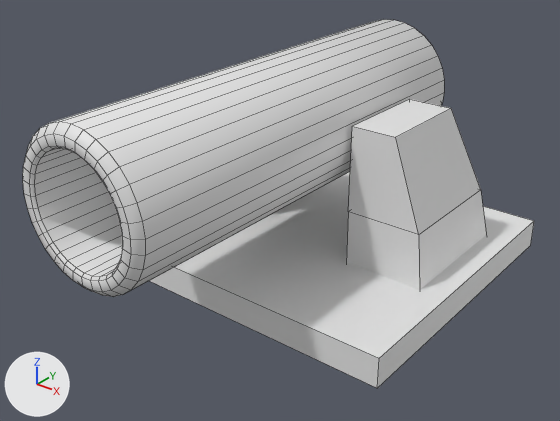
An edit to the Blender file main/CannonGame/Assets/Art/Models/Mesh/Blend/cannon.blend, drawn before and after from the same camera.
Before and after are seen from a 50 mm lens placed at (2.78, -3.85, 2.6), pointed at (-0.11, -0.24, 0.36). Lighting does not change. The marker at lower left points along +X, +Y and +Z. Mesh edges are drawn as thin lines.

Names of what the first picture shows: 'Barrel', 'Housing', 'Platform'.
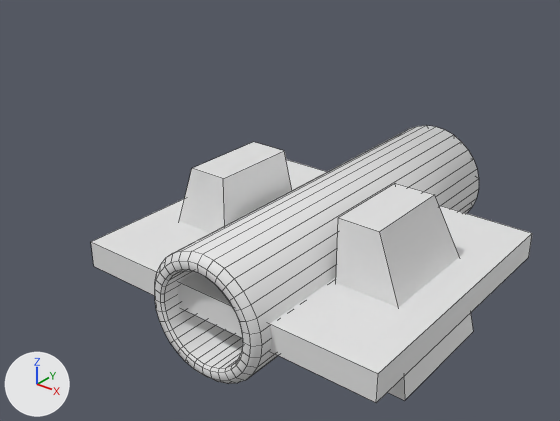
Location of each change, (x1, y1, x2, y2) in pixels of the pictures (560 x 421 px):
'Barrel', mesh moved
    before: (23, 19, 444, 297)
    after: (155, 126, 479, 384)
'Platform', mesh moved
    before: (149, 172, 534, 388)
    after: (91, 160, 532, 403)
'Housing', mesh moved
    before: (346, 99, 486, 290)
    after: (179, 142, 473, 400)

The change in detail:
me_cube has 256 vertices, 225 faces and spans x -0.44..0.44, y -1.91..0.94, z 0.56..1.44.
me_cube is used by ob_barrel; location (0.0, 0.0, 0.0).
me_cube part 1: the whole mesh is moved by (0.0, 0.78, -1.0).
me_cube_001 has 24 vertices, 20 faces and spans x -1.0..1.0, y -0.29..0.65, z 0.0..1.09.
me_cube_001 is used by ob_housing; location (0.0, 0.0, 0.0).
me_cube_001 part 2: the whole mesh is moved by (0.0, -0.11, -0.54).
me_cube_002 has 8 vertices, 6 faces and spans x -1.15..1.15, y -1.0..1.0, z 0.0..0.19.
me_cube_002 is used by ob_platform; location (0.0, 0.0, 0.0).
me_cube_002 part 3: the whole mesh is moved by (0.0, 0.0, -0.1).
